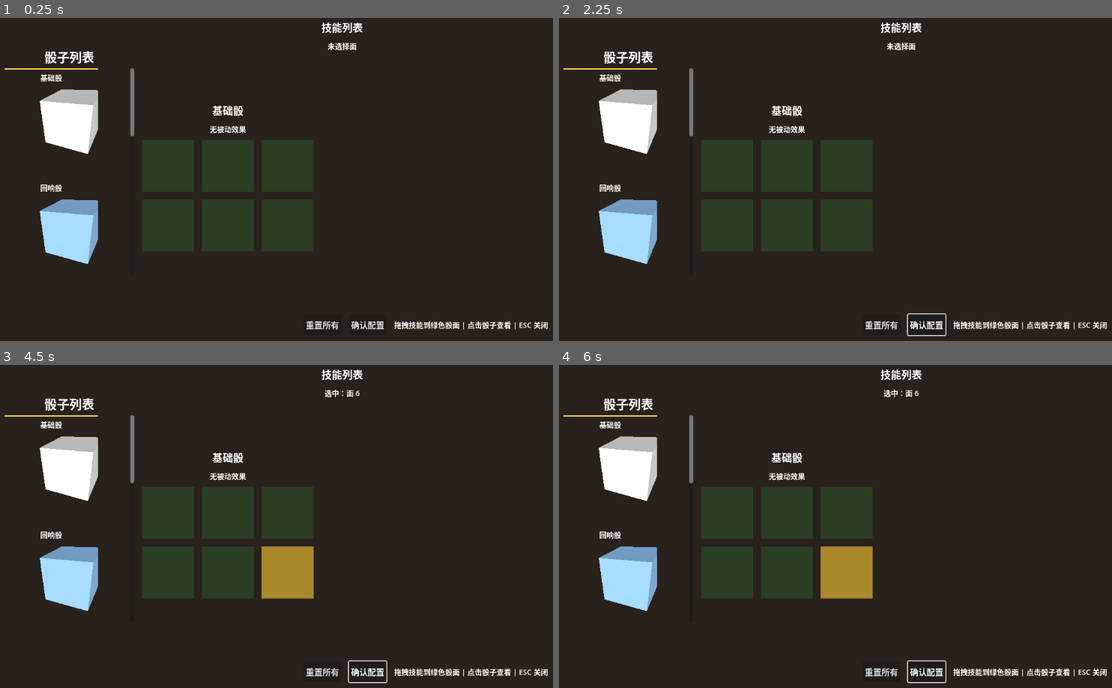
Above: before the commit, frames 1-4 (two rows, left to right).
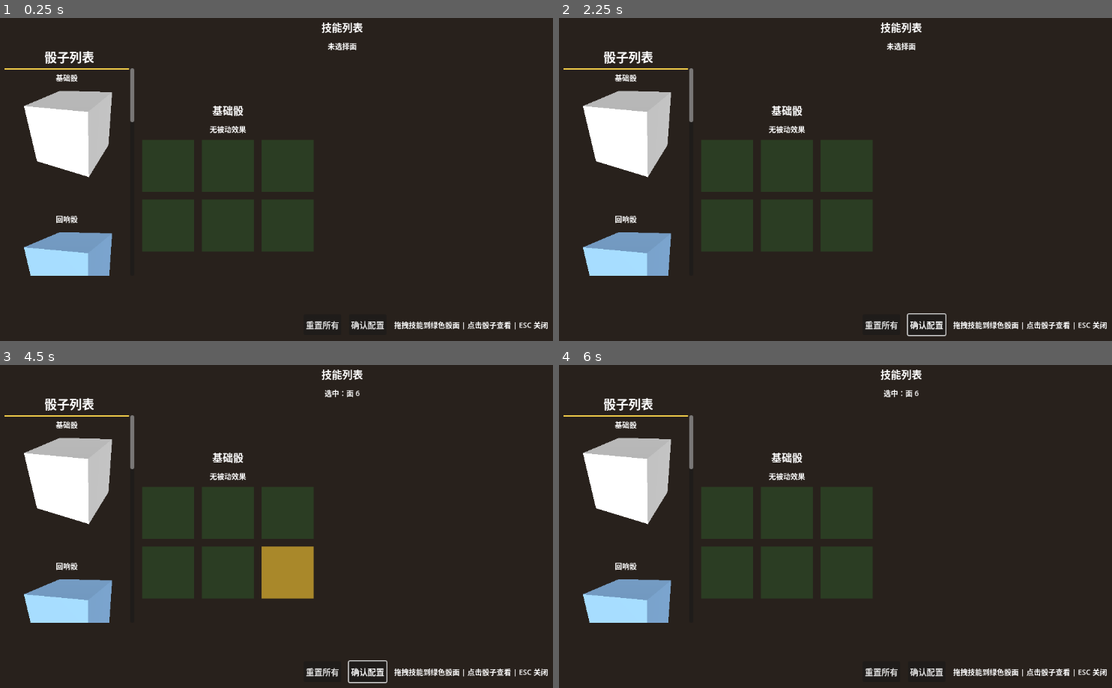
Above: after the commit, the same moments.

Repository: Beezui/trae_godot_dice
Game: Godot game, scene res://scenes/ui/skill_equip_ui_new.tscn
The game is run twice, just before and just after one commit, with the same random seed, the same clock (stepped at 60 frames per second) and the same inputs. This scene is started directly instead of the project's main scene.
Inputs (mouse positions are in pixels of both pictures, inside the frame that each line leads up to):
- Up to frame 1 (0.25 s): no input
- Up to frame 2 (2.25 s): click "重置所有" at 0.5 s; click "确认配置" at 1.25 s; tap Enter (ui_accept) at 2 s; move the mouse to (984, 160) at 2.02 s; hold Up (ui_up) from 2.03 s (still down); tap 1 at 2.1 s; click (984, 160) at 2.17 s
- Up to frame 3 (4.5 s): tap Enter (ui_accept) at 2.27, 2.75, 3.5, 4.25 s; release Up (ui_up) at 2.75 s; drag from (171, 542) to (265, 591) at 2.77 s; move the mouse to (353, 448) at 3.52 s; hold Up (ui_up) 3.53-4.25 s; tap 3 at 3.6 s; drag from (265, 591) to (116, 474) at 4.27 s
- Up to frame 4 (6 s): tap Enter (ui_accept) at 5, 5.27, 5.75 s; move the mouse to (1034, 574) at 5.02 s; hold A 5.03-5.75 s; tap 5 at 5.1 s; drag from (675, 474) to (763, 439) at 5.77 s

The runs differ from the first frame. In frame 1, 4.9% of the frame differs, in the area x 4-25%, y 15-80%; in frame 2, 4.9%; in frame 3, 4.9%; in frame 4, 6.5%, in the area x 4-71%, y 15-99%.

Commit message:
feat: 优化 3D 骰子视口布局和视角，实现等距立体效果

Diff:
--- a/scenes/ui/skill_equip_ui_new.gd
+++ b/scenes/ui/skill_equip_ui_new.gd
@@ -133,7 +133,7 @@
 func _create_dice_button(instance_id: int, instance: Dictionary) -> VBoxContainer:
 	var container = VBoxContainer.new()
 	container.name = "DiceBtn_%d" % instance_id
-	container.size_flags_horizontal = Control.SIZE_EXPAND_FILL
+	container.size_flags_horizontal = Control.SIZE_SHRINK_CENTER
 	container.size_flags_vertical = Control.SIZE_FILL
 	container.add_theme_constant_override("separation", 4)
 
@@ -148,7 +148,7 @@
 	# 创建 SubViewport（渲染 3D 内容）
 	var viewport = SubViewport.new()
 	viewport.name = "DiceViewport"
-	viewport.size = Vector2(180, 180)  # 增大尺寸，容纳偏移的骰子
+	viewport.size = Vector2(240, 240)  # 视窗尺寸
 	viewport.transparent_bg = true
 	viewport.canvas_item_default_texture_filter = CanvasItem.TEXTURE_FILTER_NEAREST
 	viewport.render_target_update_mode = SubViewport.UPDATE_ALWAYS
@@ -160,7 +160,7 @@
 	# 使用 SubViewportContainer 包裹 SubViewport
 	var sv_container = SubViewportContainer.new()
 	sv_container.name = "DiceSubViewportContainer"
-	sv_container.custom_minimum_size = Vector2(180, 180)
+	sv_container.custom_minimum_size = Vector2(240, 240)
 	sv_container.size_flags_horizontal = Control.SIZE_SHRINK_CENTER
 	sv_container.size_flags_vertical = Control.SIZE_FILL
 	sv_container.stretch = true
@@ -220,7 +220,7 @@
 	var box_mesh = BoxMesh.new()
 	box_mesh.size = Vector3(1, 1, 1)
 	mesh_instance.mesh = box_mesh
-	mesh_instance.position = Vector3(6.45, 0, 0)  # 骰子向右偏移
+	mesh_instance.position = Vector3(6.05, 0, 0)  # 骰子向右偏移 0.2
 	mesh_instance.rotation = Vector3(deg_to_rad(10), deg_to_rad(-30), 0)  # 骰子向下 10°，向左 30°
 
 	# 创建材质 - 根据骰子类型设置颜色
